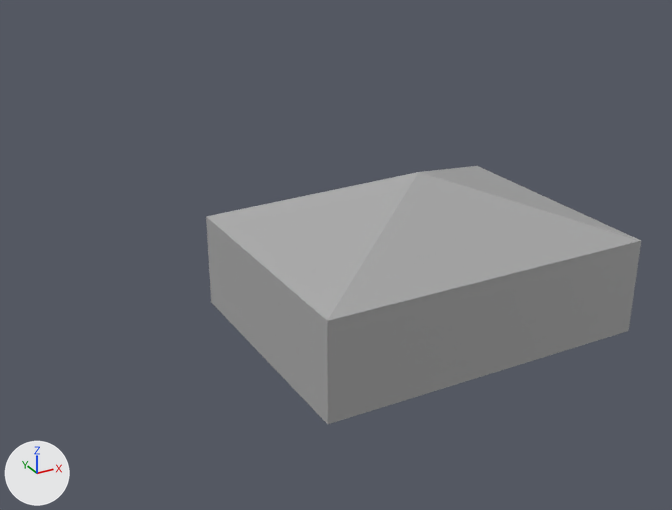
A saved change to the FBX model Assets/Environment/Meshes/SkeetBallRamp.fbx.
Before and after are seen from a 50 mm lens placed at (-18.9, -6.2, 16.9), pointed at (-4.5, 20.1, 3.8). The lights are fixed; the arrows at lower left show +X, +Y and +Z. Where no turn or scale is listed for an object, it has been applied to the vertices. Vertices at the same position are counted once.

The older version as bpy lines, for what is in view:
```python
me_mesh = bpy.data.meshes.new('Mesh')
me_mesh.from_pydata(...)  # 282 vertices, 272 faces; spans x -6.47..6.47, y -4.93..4.93, z -1.87..4.13
me_mesh.materials.append(mat_standardsurface1)  # grey #aaaaaa
ob_skeetballramp = bpy.data.objects.new('SkeetBallRamp', me_mesh)
ob_skeetballramp.location = (-0.64, 20.77, 1.92)
```
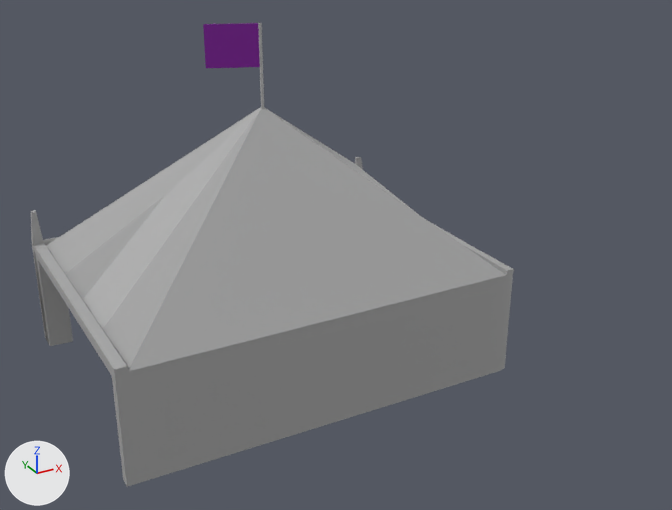
Changed parts and their boxes [x1, y1, x2, y2] in the pictures (672 x 510 px):
'SkeetBallRamp', reshaped, moved (11% wider, 80% taller)
    before: [206, 166, 641, 424]
    after: [31, 23, 514, 487]
part 1 of me_mesh, rebuilt (11% wider, 47% taller)
    before: [206, 166, 641, 424]
    after: [31, 107, 514, 487]
part 2 of me_mesh, added (purple)
    after: [203, 23, 264, 109]

Patch to the scene script:
```diff
--- a/Assets/Environment/Meshes/SkeetBallRamp.fbx.py
+++ b/Assets/Environment/Meshes/SkeetBallRamp.fbx.py
@@ mat_m_skeetarget @@
+mat_m_skeetarget = principled_material('M_SkeeTarget')
+mat_m_skeetarget.base_color = (0.5, 0.0, 0.0)  # red #bc0000
@@ mat_m_skeetable_sides @@
+mat_m_skeetable_sides = principled_material('M_SkeeTable_Sides')
+mat_m_skeetable_sides.base_color = (0.5, 0.5, 0.5)  # grey #bcbcbc
@@ mat_m_gametent_01 @@
+mat_m_gametent_01 = principled_material('M_GameTent_01')
+mat_m_gametent_01.base_color = (0.5, 0.5, 0.5)  # grey #bcbcbc
@@ mat_m_gametent_02 @@
+mat_m_gametent_02 = principled_material('M_GameTent_02')
+mat_m_gametent_02.base_color = (0.231, 0.231, 0.231)  # grey #848484
@@ mat_m_gametent_03 @@
+mat_m_gametent_03 = principled_material('M_GameTent_03')
+mat_m_gametent_03.base_color = (0.0962, 0.0962, 0.0962)  # dark grey #575757
@@ mat_m_gametent_flag @@
+mat_m_gametent_flag = principled_material('M_GameTent_Flag')
+mat_m_gametent_flag.base_color = (0.189, 0.0, 0.288)  # purple #780092
@@ mat_m_skeetable @@
+mat_m_skeetable = principled_material('M_SkeeTable')
+mat_m_skeetable.base_color = (0.147, 0.215, 0.5)  # blue #6b80bc
@@ mat_m_skeetablefront @@
+mat_m_skeetablefront = principled_material('M_SkeeTableFront')
+mat_m_skeetablefront.base_color = (0.5, 0.5, 0.5)  # grey #bcbcbc
@@ me_mesh @@
 # used by ob_skeetballramp; location = (-0.64, 20.77, 1.92)
-me_mesh.from_pydata(...)  # 282 vertices, 272 faces; spans x -6.47..6.47, y -4.93..4.93, z -1.87..4.13
+me_mesh.from_pydata(...)  # 453 vertices, 413 faces; spans x -6.83..6.83, y -5.06..5.06, z -5.93..5.93
+# me_mesh part 1: the loose piece of 34 vertices spanning x -6.47..6.47, y -4.93..4.93, z -1.79..4.13 is rebuilt with 177 vertices and now spans x -6.83..6.83, y -5.06..5.06, z -5.85..3.3
+# me_mesh part 2: a new loose piece of 28 vertices spanning x -1.61..0.06, y -0.21..0.53, z 2.08..5.93
 me_mesh.materials.append(mat_standardsurface1)
+me_mesh.materials.append(mat_m_gametent_flag)  # purple #780092
+me_mesh.materials.append(mat_m_skeetable)  # blue #6b80bc
+me_mesh.materials.append(mat_m_skeetablefront)  # grey #bcbcbc
+me_mesh.materials.append(mat_m_skeetable_sides)  # grey #bcbcbc
+me_mesh.materials.append(mat_m_skeetarget)  # red #bc0000
+me_mesh.materials.append(mat_m_gametent_02)  # grey #848484
+me_mesh.materials.append(mat_m_gametent_01)  # grey #bcbcbc
+me_mesh.materials.append(mat_m_gametent_03)  # dark grey #575757
@@ ob_skeetballramp @@
 ob_skeetballramp = bpy.data.objects.new('SkeetBallRamp', me_mesh)
-ob_skeetballramp.location = (-0.64, 20.77, 1.92)
+ob_skeetballramp.location = (-6.81, 20.9, 5.97)
```
